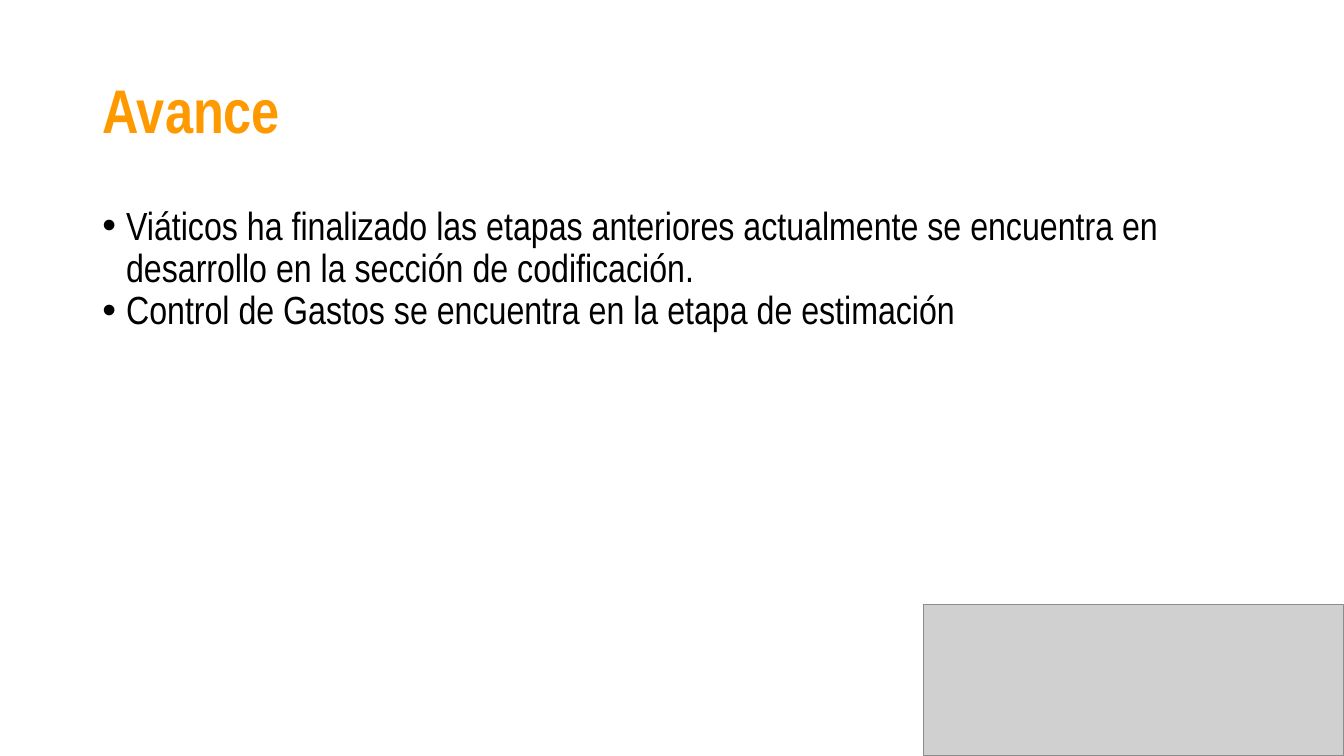
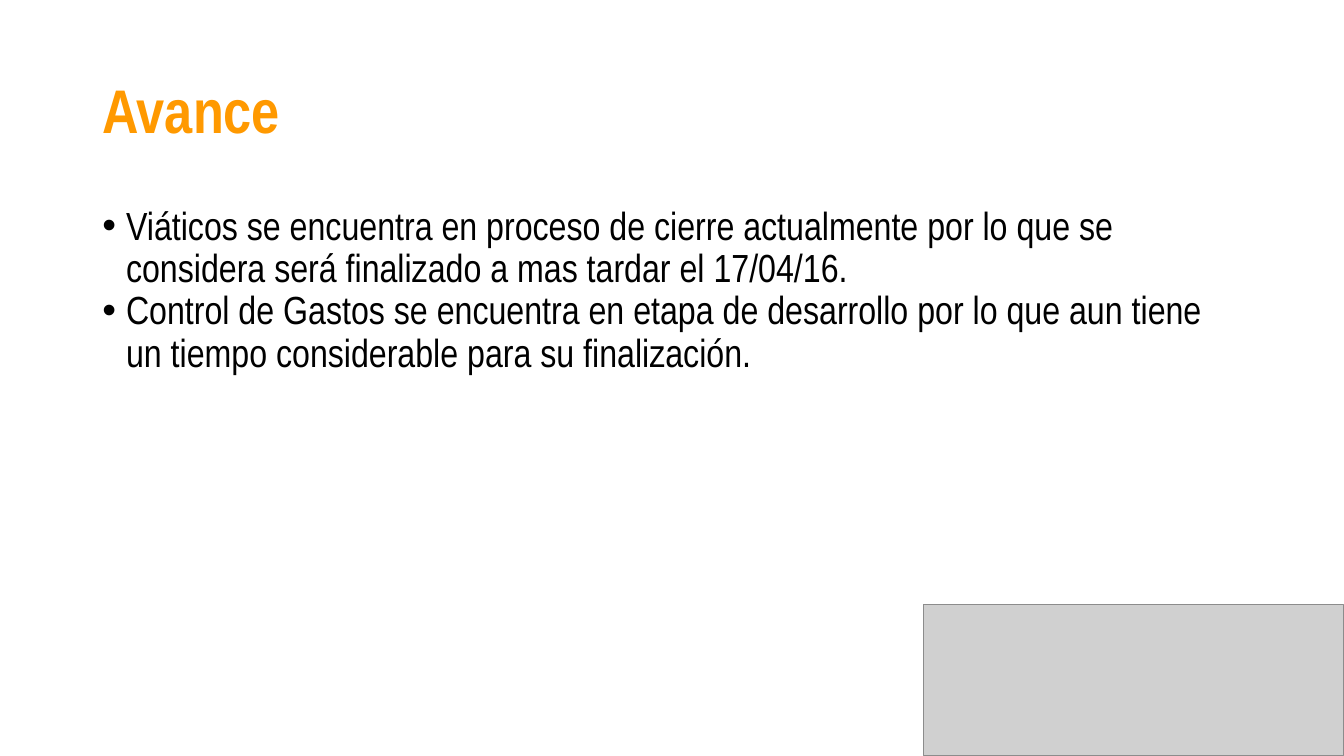
Before and after one commit to jovannyzepeda/Bisoltec, a slide deck: slide 3 of Organizacional/06. Medición y Monitoreo/2016/Bisoltec-ReporteMonitoreo.pptx. Drawn at 1344x756 pixels with LibreOffice and Linux fonts; fonts in the diff are those of the drawing; grey boxes stand for pictures. Boxes give left, top, right and bottom in pixels: in the first picture for what was removed or moved away, otherwise in the second. Text is boxed around its words. In the diff, an @@ line names an element or a change of style, - is before the commit and + after.

```diff
--- a/Organizacional/06. Medición y Monitoreo/2016/Bisoltec-ReporteMonitoreo.pptx
+++ b/Organizacional/06. Medición y Monitoreo/2016/Bisoltec-ReporteMonitoreo.pptx
@@ text at (126,211,1202,374): text changed @@
-• Viáticos ha finalizado las etapas anteriores actualmente se encuentra en desarrollo en la sección de codificación.
-• Control de Gastos se encuentra en la etapa de estimación
+• Viáticos se encuentra en proceso de cierre actualmente por lo que se considera será finalizado a mas tardar el 17/04/16.
+• Control de Gastos se encuentra en etapa de desarrollo por lo que aun tiene un tiempo considerable para su finalización.
```
Also in this commit, not shown: 10 other slides changed, 14 slides added, 8 slides removed, 3 other files.
